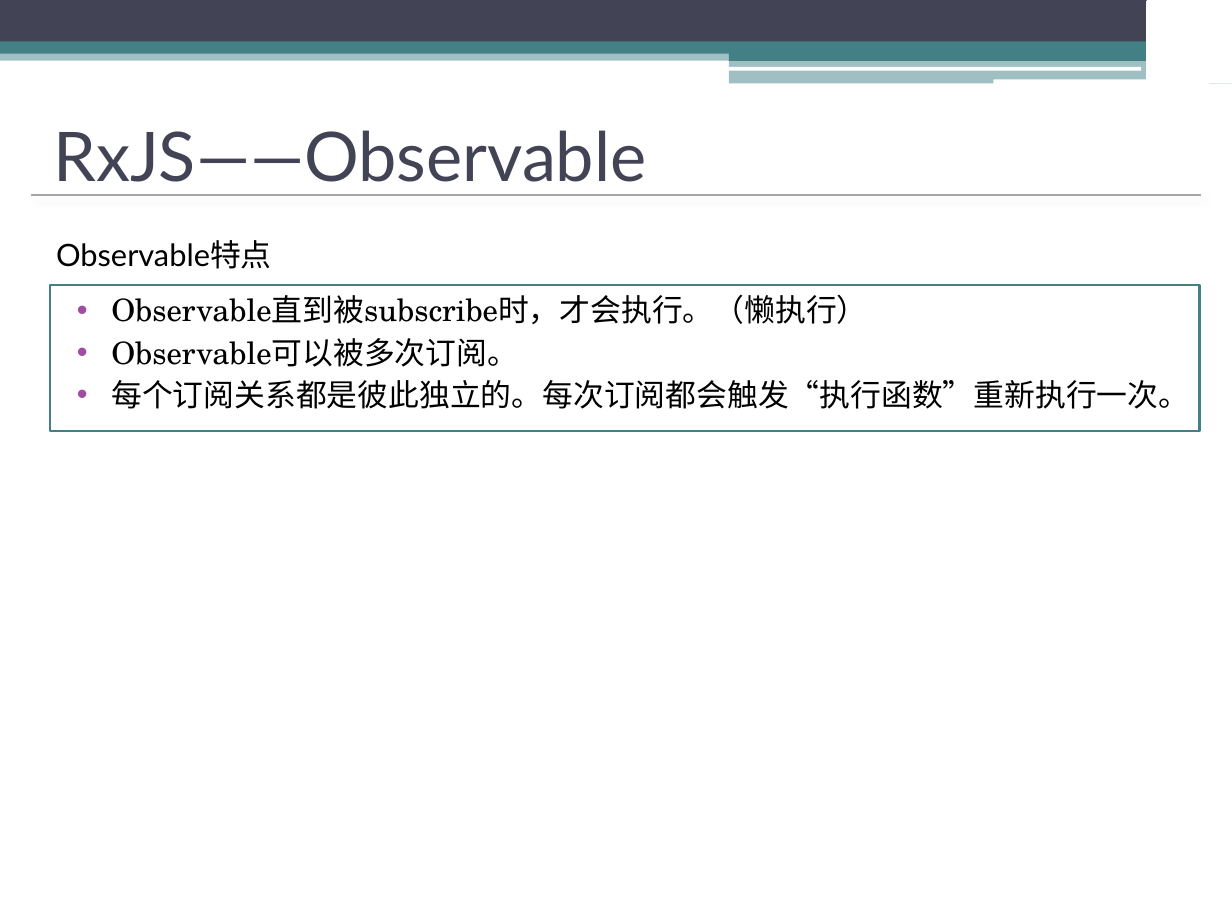
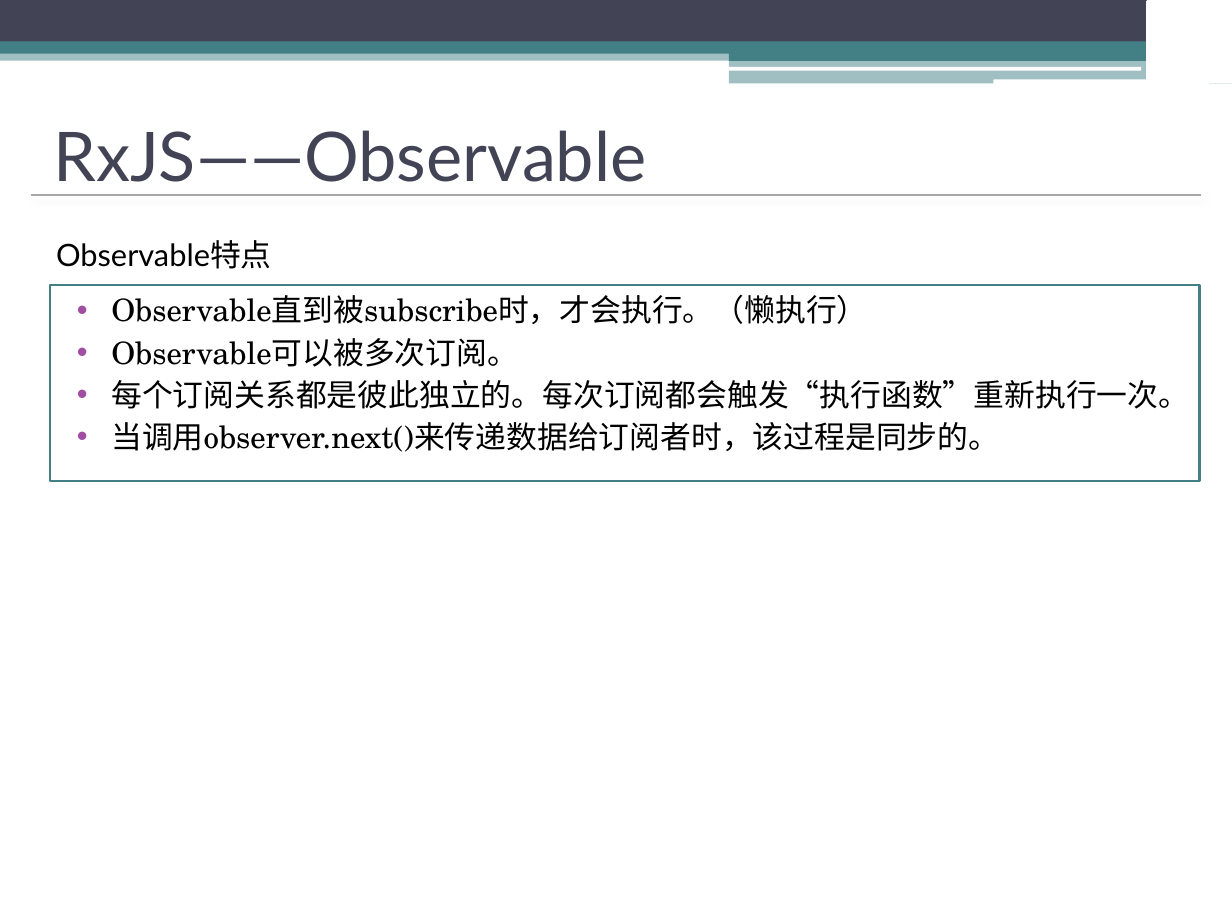
Before and after one commit to watermoonlx/rxjs_demo, a slide deck: slide 13 of Rxjs分享/New Microsoft PowerPoint Presentation.pptx. Drawn at 1232x924 pixels with LibreOffice and Linux fonts; fonts in the diff are those of the drawing; background and template pictures are left out. Boxes give left, top, right and bottom in pixels: in the first picture for what was removed or moved away, otherwise in the second. Text is boxed around its words. In the diff, an @@ line names an element or a change of style, - is before the commit and + after.

```diff
--- a/Rxjs分享/New Microsoft PowerPoint Presentation.pptx
+++ b/Rxjs分享/New Microsoft PowerPoint Presentation.pptx
@@ text "Observable直到被subscribe时，才会执行。（懒执行）": place and size @@
-text "Observable直到被subscribe时，才会执行。（懒执行）" at box(49, 285, 1199, 431)
+text "Observable直到被subscribe时，才会执行。（懒执行）" at box(49, 285, 1199, 480)
@@ text at box(111, 422, 999, 452): paragraph added @@
+• 当调用observer.next()来传递数据给订阅者时，该过程是同步的。
```
Also in this commit, not shown: 1 other slide changed, 1 other file.
